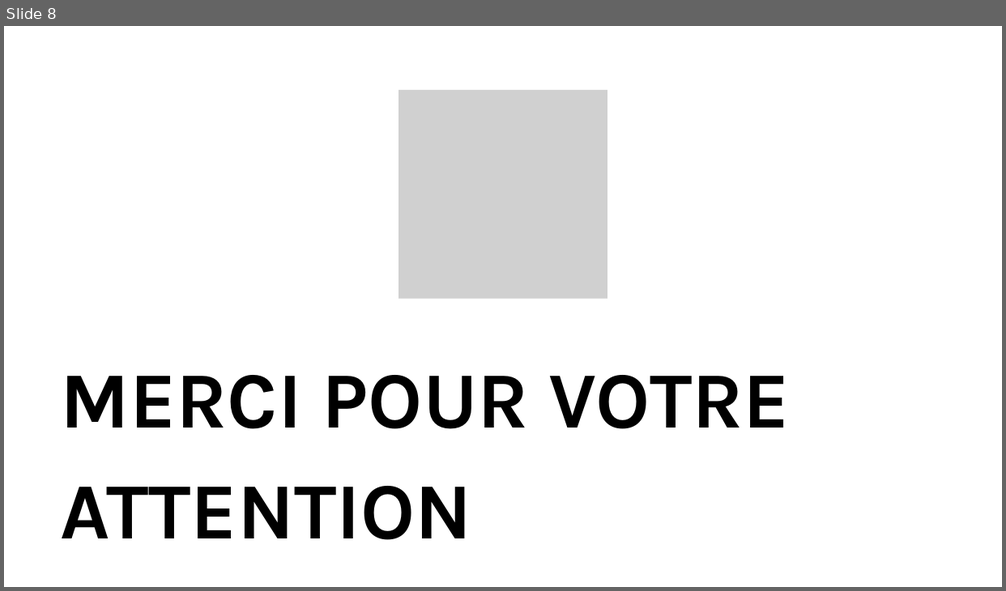
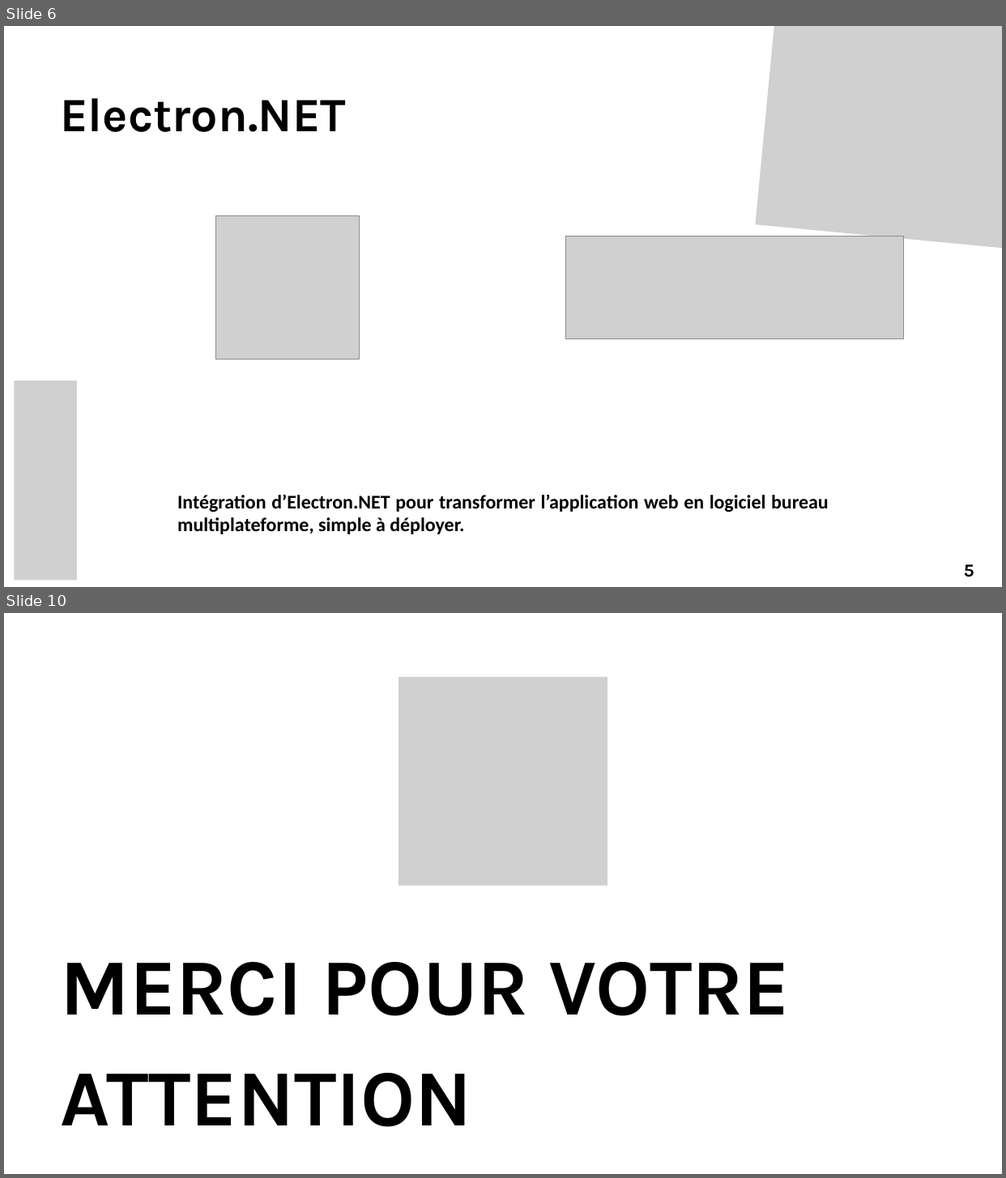
Before and after one commit to FilleuxStudio/Facilys, a slide deck: Docs/Présentation/Présentation-2-DF.pptx. Shown one above the other, each under a label of ours: slide 8 before the commit, slides 6 and 10 after it; the slides between them are not shown. The pictures are 1006x591 and 1006x1178 pixels, drawn with LibreOffice and Linux fonts; fonts in the diff are those of the drawing; grey boxes stand for pictures. Boxes give left, top, right and bottom in pixels: in the first picture for what was removed or moved away, otherwise in the second. Text is boxed around its words. In the diff, an @@ line names an element or a change of style, - is before the commit and + after.

```diff
--- a/Docs/Présentation/Présentation-2-DF.pptx
+++ b/Docs/Présentation/Présentation-2-DF.pptx
@@ slide 6 added at box(4, 26, 1002, 587), background #FFFFFF @@
@@ picture added at box(756, 26, 1002, 259) @@
@@ text added at box(60, 98, 346, 132), 69 pt, text #000000, bold @@
+Electron.NET
@@ picture added at box(216, 216, 360, 359) @@
@@ picture added at box(565, 236, 904, 339) @@
@@ picture added at box(14, 381, 77, 580) @@
@@ text added at box(177, 494, 829, 535), 28 pt, text #000000, bold @@
+Intégration d’Electron.NET pour transformer l’application web en logiciel bureau multiplateforme, simple à déployer.
@@ text added at box(964, 565, 974, 578), 26.3 pt, text #000000, bold @@
+5
@@ what was slide 8 is now slide 10 @@
```
Also in this commit, not shown: 3 slides changed, 1 other slide added, 29 other files.
